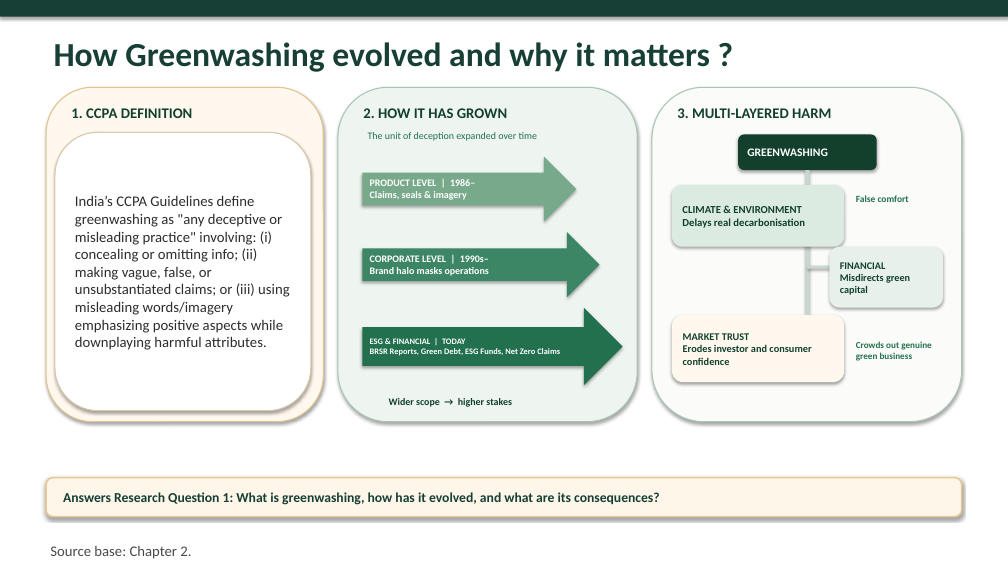
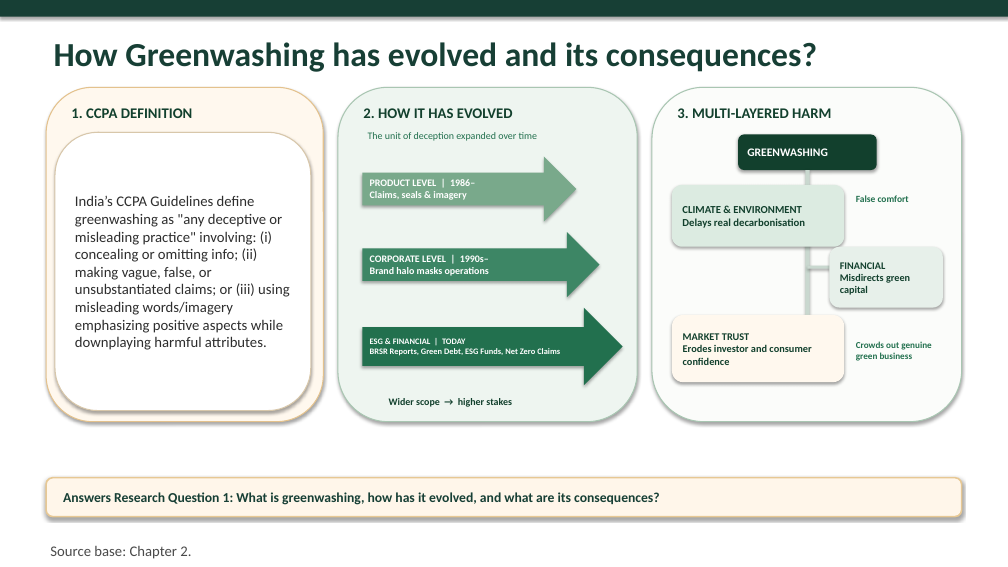
Before and after one commit to atul516/Final-VIva, a slide deck: slide 9 of Thesis Defence Presentation Final.pptx. Drawn at 1008x567 pixels with LibreOffice and Linux fonts; fonts in the diff are those of the drawing. Boxes give left, top, right and bottom in pixels: in the first picture for what was removed or moved away, otherwise in the second. Text is boxed around its words. In the diff, an @@ line names an element or a change of style, - is before the commit and + after.

```diff
--- a/Thesis Defence Presentation Final.pptx
+++ b/Thesis Defence Presentation Final.pptx
@@ text at (x1=54, y1=42, x2=817, y2=72): text changed @@
-How Greenwashing evolved and why it matters ?
+How Greenwashing has evolved and its consequences?
@@ text at (x1=363, y1=108, x2=513, y2=118): text changed @@
-2. HOW IT HAS GROWN
+2. HOW IT HAS EVOLVED
```
Also in this commit, not shown: 4 other slides changed.
